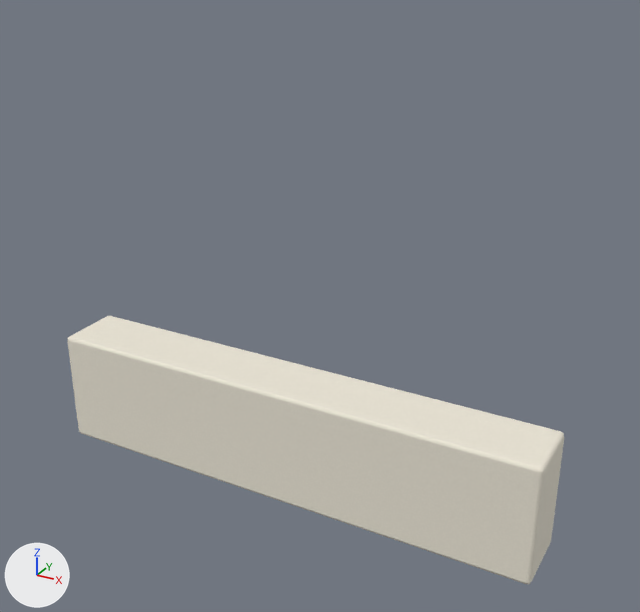
The glTF model public/assets/station-kit/models/ceiling-fascia.glb, before and after one commit.
Rendered twice from a 50 mm camera at (2.27, -3.79, 3.08) aimed at (0.16, 0.05, 1.16). Every picture has the same lights, and +X, +Y and +Z are marked at lower left. The first picture is the older version. Where no turn or scale is listed for an object, it has been applied to the vertices.

Names of what the first picture shows: 'fascia_panel'.
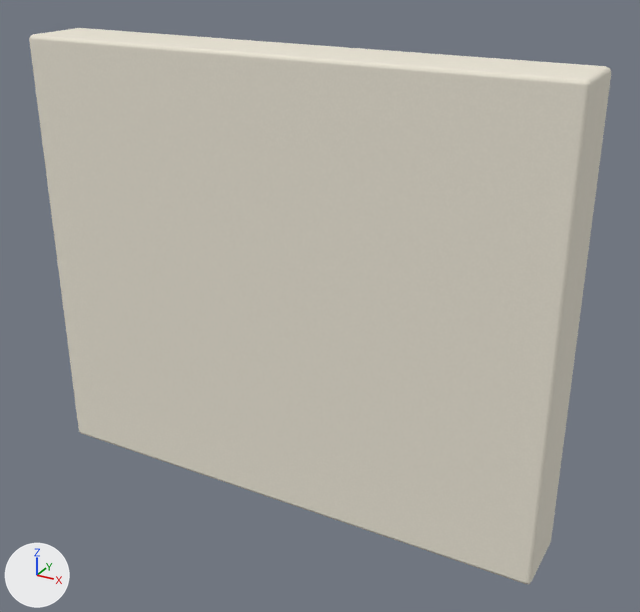
Where the newer file only moved an object's origin or applied its transform, the numbers keep the older frame.

Changed parts and their boxes (x1, y1, x2, y2) in the pictures (640 x 612 px; the box of a moved part takes in the faces that stretch with it):
'fascia_panel', reshaped (17% wider, 107% taller): before (67, 316, 564, 584); after (29, 28, 611, 584)
part 1 of me_fascia_panel, moved or reshaped: before (67, 316, 564, 475); after (29, 28, 611, 475)

Patch to the scene script:
```diff
--- a/public/assets/station-kit/models/ceiling-fascia.glb.py
+++ b/public/assets/station-kit/models/ceiling-fascia.glb.py
@@ me_fascia_panel @@
 # used by ob_fascia_panel; location = (0.0, 0.0, 0.35)
-me_fascia_panel.from_pydata(...)  # 56 vertices, 108 faces; spans x -1.5..1.5, y -0.2..0.2, z -0.35..0.35
+me_fascia_panel.from_pydata(...)  # 56 vertices, 108 faces; spans x -1.5..1.5, y -0.2..0.2, z -0.35..2.15
+# me_fascia_panel part 1: all 28 vertices in x -1.5..1.5, y -0.2..0.2, z 0.32..0.35 are moved by (0.0, 0.0, 1.8)
 me_fascia_panel.materials.append(mat_kit_plaster_ivory)
```
